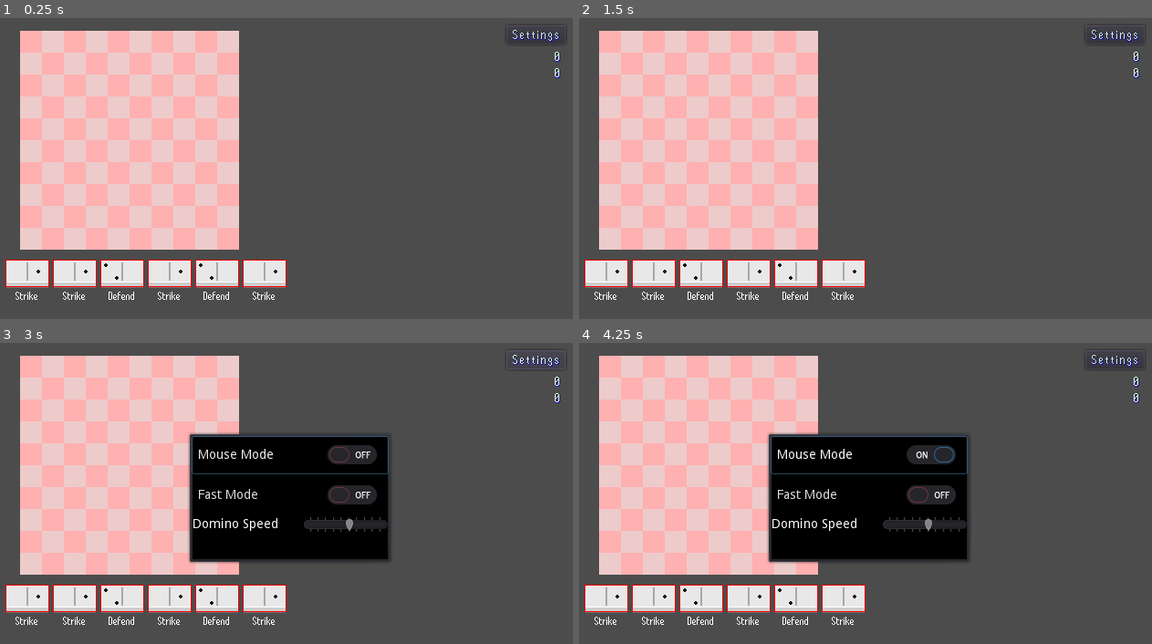
Above: before the commit, frames 1-4 (two rows, left to right).
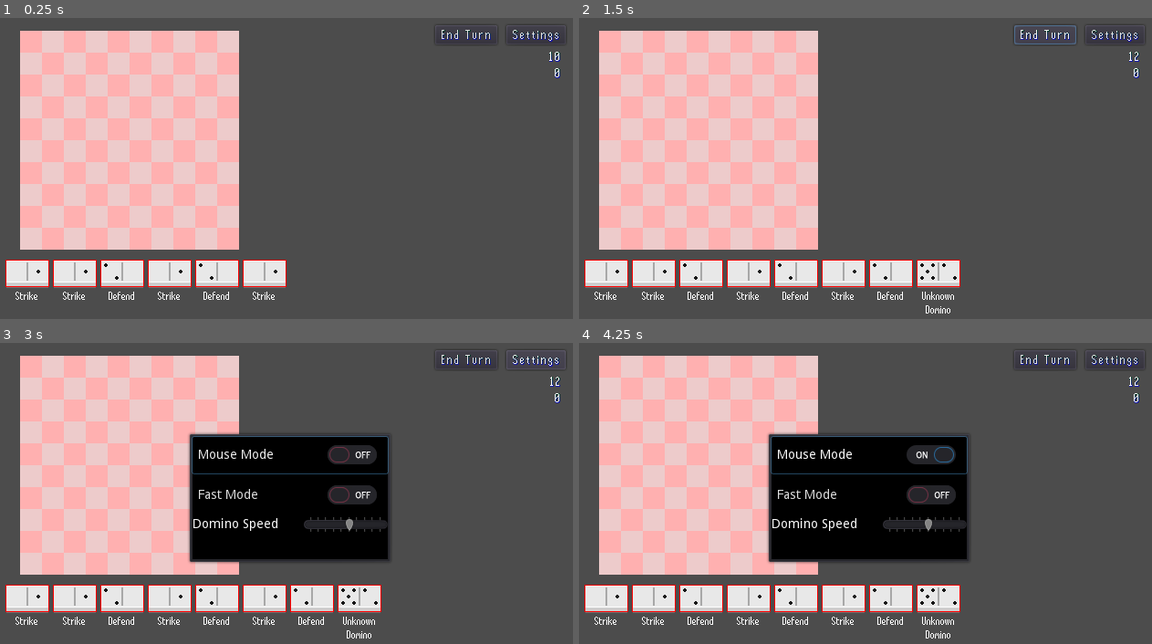
Above: after the commit, the same moments.

Repository: boomyville/Dominomino
Game: Godot game, scene res://scenes/game.tscn
Two runs of this game, one before a commit and one after it. Both use one fixed random seed, a clock stepped at 60 frames per second and the inputs below.
Inputs (mouse positions are in pixels of both pictures, inside the frame that each line leads up to):
- Up to frame 1 (0.25 s): no input
- Up to frame 2 (1.5 s): click (1043, 36) at 0.5 s, where only the run after the commit has a clickable "End Turn"; click (1043, 36) at 1.25 s, where only the run after the commit has a clickable "End Turn"
- Up to frame 3 (3 s): click (464, 361) at 2 s, where only the run after the commit has a clickable "End Turn"; click "Settings" at 2.75 s
- Up to frame 4 (4.25 s): click "Mouse Mode" at 3.5 s

The runs differ from the first frame. In frame 1, 0.1% of the frame differs, in the area x 77-97%, y 3-15%; in frame 2, 1.8%, in the area x 50-98%, y 2-99%; in frame 3, 1.7%; in frame 4, 1.7%.

Commit message:
Fix energy costs, add end turn button and fix shader issues for highlighting playable dominos

Diff:
--- a/assets/shaders/playable_outline.shader
+++ b/assets/shaders/playable_outline.shader
@@ -1,14 +1,9 @@
 void fragment() {
     vec4 col = texture(TEXTURE, UV);
-
     if (is_active > 0.5) {
-        if (col.a > 0.0) {
-            col = outline_color;
-        }
+        col = vec4(1.0, 1.0, 0.0, 1.0);  // paint EVERYTHING yellow
     } else {
         col = vec4(0.0);
     }
-
-    // Always discard the base fill, only keep outline pixels
     COLOR = col;
 }
--- a/scenes/domino.tscn
+++ b/scenes/domino.tscn
@@ -30,8 +30,6 @@
 
 [sub_resource type="ShaderMaterial" id=4]
 shader = ExtResource( 2 )
-shader_param/outline_color = Color( 0, 1, 0, 1 )
-shader_param/is_active = 0.0
 
 [node name="Area2D" type="Area2D"]
 script = ExtResource( 4 )
--- a/scenes/game.tscn
+++ b/scenes/game.tscn
@@ -68,7 +68,7 @@
 text = "0"
 align = 2
 
-[node name="Combo" type="Label" parent="UI/EnergyPosition"]
+[node name="Chain" type="Label" parent="UI/EnergyPosition"]
 margin_left = 505.0
 margin_top = 15.0
 margin_right = 545.0
@@ -87,5 +87,14 @@
 custom_fonts/font = ExtResource( 7 )
 text = "Settings"
 
+[node name="EndTurnPosition" type="Position2D" parent="UI"]
+position = Vector2( 479, 18 )
+
+[node name="EndTurnButton" type="Button" parent="UI/EndTurnPosition"]
+margin_right = 63.0
+margin_bottom = 20.0
+custom_fonts/font = ExtResource( 7 )
+text = "End Turn"
+
 [node name="DragLayer" type="CanvasLayer" parent="."]
 layer = 2
--- a/scripts/board.gd
+++ b/scripts/board.gd
@@ -178,7 +178,7 @@
 
 			if match_mode == MatchMode.ANY_MATCH:
 				# Free placement — no pip restrictions, placement always valid.
-				# has_any_match = true whenever adjacent (for combo increment).
+				# has_any_match = true whenever adjacent (for chain increment).
 				# matched_reduction only increases when pip values actually match.
 				touched_board_dominoes[nb_domino] = true
 				total_contacts += 1
@@ -288,6 +288,15 @@
 		var eval = evaluate_candidate_placement(candidate, start_x, start_y, vertical)
 		pip_valid = eval.valid
 
+		if pip_valid:
+			# Also check affordability before showing as valid
+			var cost = GameState.calculate_domino_cost_discounted(
+				candidate.left_pip_value,
+				candidate.right_pip_value,
+				eval.get("matched_reduction", 0)
+			)
+			if GameState.current_player_energy < cost:
+				pip_valid = false
 	var highlight_texture = TILE_PREVIEW if pip_valid else TILE_INVALID
 
 	for child in grid_container.get_children():
--- a/scripts/domino.gd
+++ b/scripts/domino.gd
@@ -155,25 +155,25 @@
 # Primary entry point called by game.gd._refresh_hand_playability().
 # mode: PlayabilityMode enum value
 #   UNPLAYABLE          → no shader active (is_active = false on both)
-#   FULL_COST_PLAYABLE  → outline shader active, outline2 inactive
+#   FULL_COST_PLAYABLE  → show outline
 #   MATCH_PLAYABLE      → outline2 shader active, outline inactive
 func set_playability_visual(mode: int) -> void:
 	match mode:
 		PlayabilityMode.UNPLAYABLE:
 			if outline_sprite:
-				outline_sprite.material = _outline_mat
-				_outline_mat.set_shader_param("is_active", false)
+				outline_sprite.visible = false
+				_outline_mat2.set_shader_param("is_active", false)
 
 		PlayabilityMode.FULL_COST_PLAYABLE:
 			if outline_sprite:
-				outline_sprite.material = _outline_mat
-				_outline_mat.set_shader_param("is_active", true)
+				outline_sprite.visible = true
+				outline_sprite.material = null  # just show the raw red border texture
 				_outline_mat2.set_shader_param("is_active", false)
 
 		PlayabilityMode.MATCH_PLAYABLE:
 			if outline_sprite:
+				outline_sprite.visible = true
 				outline_sprite.material = _outline_mat2
-				_outline_mat.set_shader_param("is_active", false)
 				_outline_mat2.set_shader_param("is_active", true)
 
 # Legacy wrapper — kept so existing callsites in domino.gd._input_event still compile.
@@ -198,7 +198,8 @@
 	_outline_mat2.shader = OUTLINE_SHADER_2
 
 	if outline_sprite:
-		outline_sprite.material = _outline_mat
+		outline_sprite.visible = false
+		outline_sprite.material = _outline_mat2  # only mat2 still needs managing
 
 	if domino_data != null:
 		left_pip_value = domino_data.base_left_pip
@@ -249,6 +250,7 @@
 	stop_drag()
 	current_status = StatusType.BOARD
 	if outline_sprite:
+		outline_sprite.visible = false
 		outline_sprite.material = null
 	input_pickable = false
 	z_as_relative = false
--- a/scripts/game.gd
+++ b/scripts/game.gd
@@ -5,8 +5,9 @@
 onready var ok_button = $UI/UIPosition/UIContainer/OKButton
 onready var undo_button = $UI/UIPosition/UIContainer/UndoButton
 onready var energy_label = $UI/EnergyPosition/Energy
-onready var combo_label = $UI/EnergyPosition/Combo
+onready var chain_label = $UI/EnergyPosition/Chain
 onready var settings_button = $UI/SettingsPosition/SettingsButton
+onready var end_turn_button = $UI/EndTurnPosition/EndTurnButton
 onready var rotate_button = $UI/UIPosition/UIContainer/RotateButton
 
 const SETTINGS_POPUP_SCENE = preload("res://scenes/settings.tscn")
@@ -32,10 +33,6 @@
 
 func _ready() -> void:
 	randomize()
-	prepare_combat_draw_pile()
-
-	GameState.load_player(player_data)
-	draw_dominoes(GameState.player_starting_draw)
 
 	ok_button.connect("pressed", self, "_on_ok_pressed")
 	undo_button.connect("pressed", self, "_on_undo_pressed")
@@ -43,9 +40,15 @@
 	_toggle_verification_ui(false)
 
 	settings_button.connect("pressed", self, "_on_settings_pressed")
+	end_turn_button.connect("pressed", self, "_on_end_turn_pressed")
 
 	GameState.connect("player_energy_changed", self, "_on_energy_adjusted")
-	GameState.connect("player_combo_changed", self, "_on_combo_adjusted")
+	GameState.connect("player_chain_changed", self, "_on_chain_adjusted")
+
+	prepare_combat_draw_pile()
+
+	GameState.load_player(player_data)
+	draw_dominoes(GameState.player_starting_draw)
 
 	_refresh_hand_playability()
 
@@ -165,6 +168,17 @@
 		_cancel_active_domino()
 		return
 
+	var eval = board.evaluate_candidate_placement(active_domino, gx, gy, vertical)
+	var cost = GameState.calculate_domino_cost_discounted(
+		active_domino.left_pip_value,
+		active_domino.right_pip_value,
+		eval.get("matched_reduction", 0)
+	)
+	if GameState.current_player_energy < cost:
+		board.clear_preview()
+		_cancel_active_domino()
+		return
+
 	# Cache the evaluation result so _on_ok_pressed can use the exact discount
 	# that applied to this placement without re-scanning.
 	_last_placement_eval = board.evaluate_candidate_placement(active_domino, gx, gy, vertical)
@@ -233,8 +247,8 @@
 	# Refresh AFTER the domino is back in its hand slot so the loop sees it.
 	_refresh_domino_selection_visuals()
 
-	# Also reset combo — the player cancelled, no match was committed.
-	GameState.reset_combo()
+	# Also reset chain — the player cancelled, no match was committed.
+	GameState.reset_chain()
 
 func _sort_board_dominoes_by_y() -> void:
 	var dominoes = []
@@ -268,13 +282,18 @@
 		last_placed_domino.right_pip_value,
 		_last_placement_eval.get("matched_reduction", 0)
 	)
+
+	if GameState.current_player_energy < cost:
+		# Failsafe - should never happen if the hand playability logic is correct.
+		return
+
 	GameState.spend_player_energy(cost)
 
-	# Update combo: increment if a pip-match occurred, reset if played isolated.
+	# Update chain: increment if a pip-match occurred, reset if played isolated.
 	if _last_placement_eval.get("has_any_match", false):
-		GameState.increment_combo()
+		GameState.increment_chain()
 	else:
-		GameState.reset_combo()
+		GameState.reset_chain()
 
 	_last_placement_eval = {"valid": false, "matched_reduction": 0, "has_any_match": false}
 
@@ -371,8 +390,8 @@
 	energy_label.text = str(new_energy)
 	_refresh_hand_playability()
 
-func _on_combo_adjusted(new_combo: int) -> void:
-	combo_label.text = str(new_combo)
+func _on_chain_adjusted(new_chain: int) -> void:
+	chain_label.text = str(new_chain)
 
 # ===================================================================================
 # Hand playability — determines which shader each hand domino gets.
@@ -396,25 +415,28 @@
 		if domino == null or not domino.has_method("set_playability_visual"):
 			continue
 
-		# Always scan for a match opportunity first.
-		# MATCH_PLAYABLE (shader2) takes priority over FULL_COST_PLAYABLE (shader1)
-		# because a combo opportunity is the more specific/interesting state to show.
-		var has_affordable_match = _scan_board_for_match_placement(domino)
-		if has_affordable_match:
-			domino.set_playability_visual(domino.PlayabilityMode.MATCH_PLAYABLE)
-			continue
-
 		var full_cost = GameState.calculate_domino_cost(domino.left_pip_value, domino.right_pip_value)
 		var can_afford_full = GameState.current_player_energy >= full_cost
-		if can_afford_full:
-			domino.set_playability_visual(domino.PlayabilityMode.FULL_COST_PLAYABLE)
+
+		if not can_afford_full:
+			# Check if a match discount makes it affordable
+			var has_affordable_match = _scan_board_for_match_placement(domino, true)
+			if has_affordable_match:
+				domino.set_playability_visual(domino.PlayabilityMode.MATCH_PLAYABLE)
+			else:
+				domino.set_playability_visual(domino.PlayabilityMode.UNPLAYABLE)
 		else:
-			domino.set_playability_visual(domino.PlayabilityMode.UNPLAYABLE)
+			# Can afford full cost — check if a match exists anyway for shader2
+			var has_any_match = _scan_board_for_match_placement(domino, false)
+			if has_any_match:
+				domino.set_playability_visual(domino.PlayabilityMode.MATCH_PLAYABLE)
+			else:
+				domino.set_playability_visual(domino.PlayabilityMode.FULL_COST_PLAYABLE)
 
 # Tries all 4 rotations of the domino at every geometrically valid empty cell pair
 # on the board. Returns true as soon as one valid pip-matching placement is found
 # that the player can currently afford after the discount.
-func _scan_board_for_match_placement(domino) -> bool:
+func _scan_board_for_match_placement(domino, require_affordable: bool = false) -> bool:
 	var original_rotation = domino.rotation_step
 
 	for rot in range(4):
@@ -433,14 +455,17 @@
 				if not eval.has_any_match:
 					continue
 
-				var discounted_cost = GameState.calculate_domino_cost_discounted(
-					domino.left_pip_value,
-					domino.right_pip_value,
-					eval.matched_reduction
-				)
-				if GameState.current_player_energy >= discounted_cost:
-					domino.rotation_step = original_rotation
-					return true
+				if require_affordable:
+					var discounted_cost = GameState.calculate_domino_cost_discounted(
+						domino.left_pip_value,
+						domino.right_pip_value,
+						eval.matched_reduction
+					)
+					if GameState.current_player_energy < discounted_cost:
+						continue
+
+				domino.rotation_step = original_rotation
+				return true
 
 	domino.rotation_step = original_rotation
 	return false
@@ -476,3 +501,11 @@
 	var popup_instance = SETTINGS_POPUP_SCENE.instance()
 	$UI.add_child(popup_instance)
 	popup_instance.popup_centered()
+
+func _on_end_turn_pressed() -> void:
+	# For testing, draw dominos and reset energy/chain.
+	# In a real game, this would trigger the enemy's turn and any end-of-turn
+
+	draw_dominoes(GameState.player_draw_per_turn)
+	GameState.restore_energy_for_turn()
+	GameState.reset_chain()
--- a/scripts/game_state.gd
+++ b/scripts/game_state.gd
@@ -2,7 +2,7 @@
 extends Node
 
 signal player_energy_changed(new_energy)
-signal player_combo_changed(new_combo)
+signal player_chain_changed(new_chain)
 signal player_hp_changed(new_hp)
 signal player_lives_changed(new_lives)
 
@@ -15,7 +15,7 @@
 var player_draw_per_turn: int = 0
 var player_starting_draw: int = 0
 var current_player_energy: int = 10 setget set_player_energy
-var player_domino_combo: int = 0 setget set_player_combo
+var player_domino_chain: int = 0 setget set_player_chain
 
 func load_player(data: PlayerData) -> void:
 	player_current_hp = data.current_hp
@@ -30,30 +30,39 @@
 
 func set_player_energy(value: int) -> void:
 	current_player_energy = int(max(0, value))
+	emit_signal("player_energy_changed", current_player_energy)
 
 func modify_player_energy(amount: int) -> void:
 	current_player_energy = int(clamp(current_player_energy + amount, 0, player_max_energy))
 	emit_signal("player_energy_changed", current_player_energy)
 
-func set_player_combo(value: int) -> void:
-	player_domino_combo = int(max(0, value))
-	emit_signal("player_combo_changed", player_domino_combo)
+func set_player_chain(value: int) -> void:
+	player_domino_chain = int(max(0, value))
+	emit_signal("player_chain_changed", player_domino_chain)
 
 func set_starting_player_energy(amount: int) -> void:
 	self.current_player_energy = amount
+	print("Starting player energy set to: ", current_player_energy)
+	emit_signal("player_energy_changed", current_player_energy)
+
+
+func restore_energy_for_turn() -> void:
+	self.current_player_energy = int(clamp(current_player_energy + player_energy_per_turn, 0, player_max_energy))
 	emit_signal("player_energy_changed", current_player_energy)
 
 func spend_player_energy(amount: int) -> void:
 	self.current_player_energy = max(0, current_player_energy - amount)
+	print("Player energy spent: ", amount)
+	print("Remaining player energy: ", current_player_energy)
 	emit_signal("player_energy_changed", current_player_energy)
 
-func increment_combo() -> void:
-	self.player_domino_combo = player_domino_combo + 1
-	emit_signal("player_combo_changed", player_domino_combo)
+func increment_chain() -> void:
+	self.player_domino_chain = player_domino_chain + 1
+	emit_signal("player_chain_changed", player_domino_chain)
 
-func reset_combo() -> void:
-	self.player_domino_combo = 0
-	emit_signal("player_combo_changed", player_domino_combo)
+func reset_chain() -> void:
+	self.player_domino_chain = 0
+	emit_signal("player_chain_changed", player_domino_chain)
 
 # Base cost: sum of non-special pip values (unchanged, used as fallback)
 func calculate_domino_cost(left_pip: int, right_pip: int) -> int:
@@ -86,6 +95,3 @@
 	emit_signal("player_lives_changed", player_lives)
 	if player_lives <= 0:
 		pass # Should be game over trigger
-
-func restore_energy_for_turn() -> void:
-	self.current_player_energy = int(clamp(current_player_energy + player_energy_per_turn, 0, player_max_energy))
Not shown, changed: matching_rules.md
